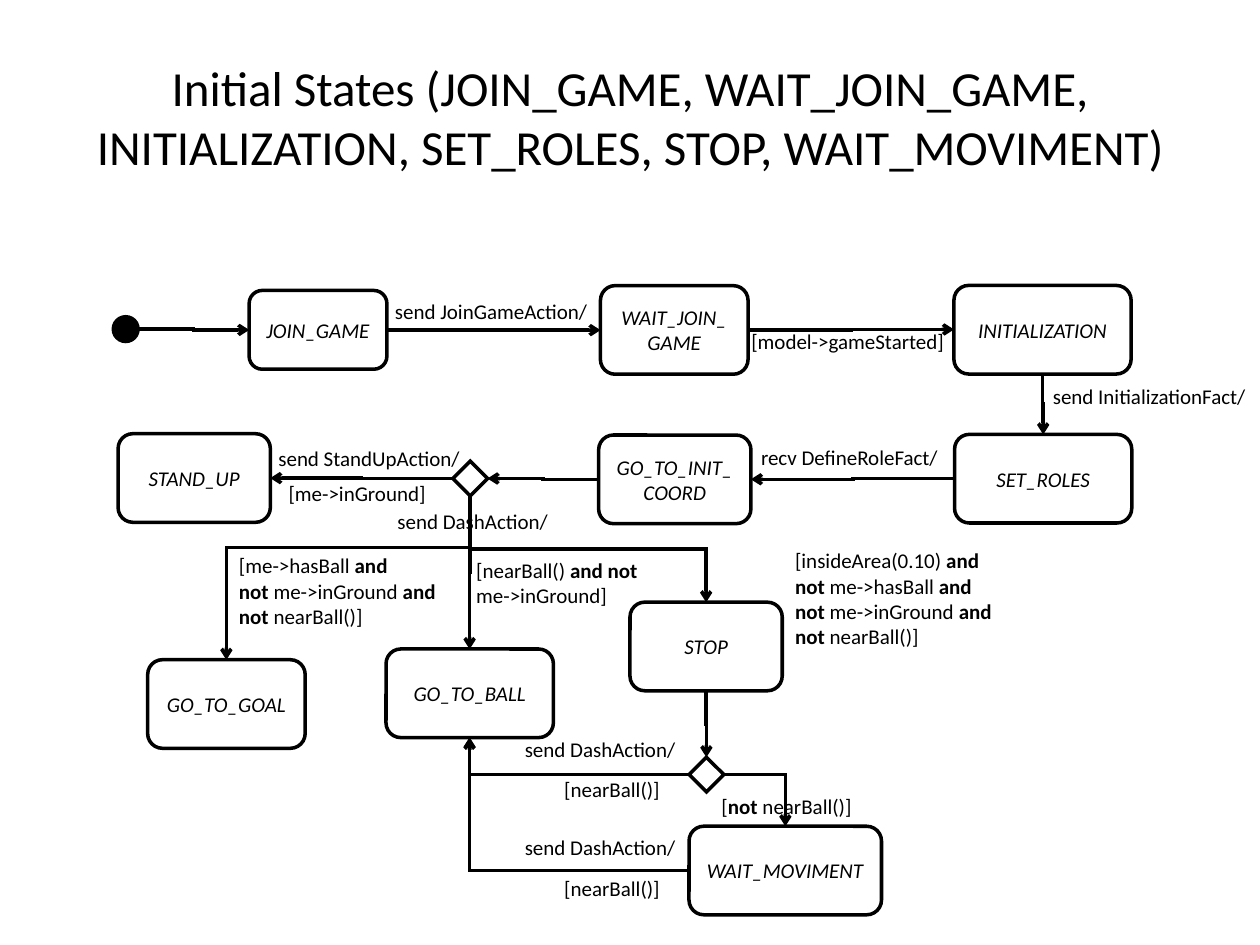
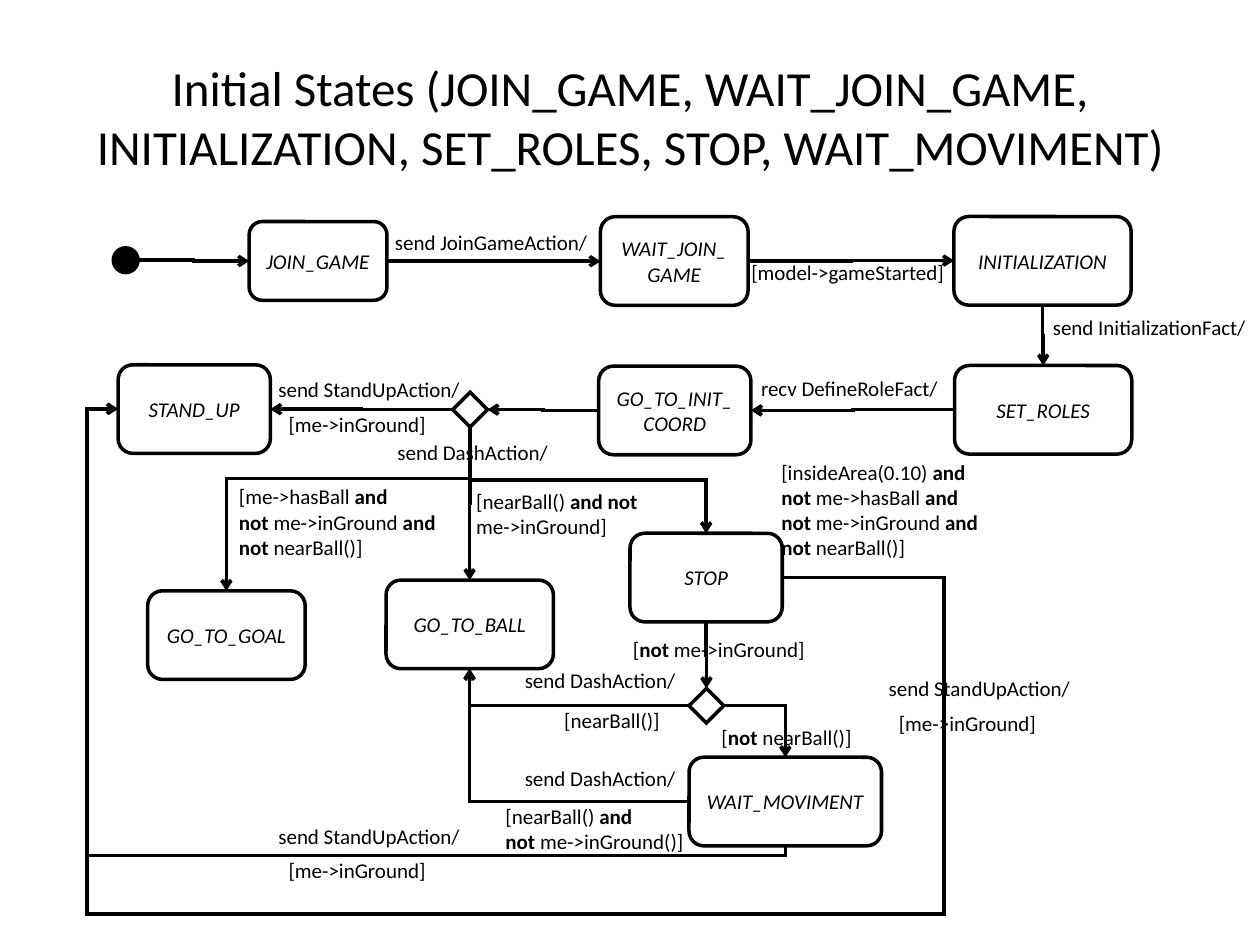
Before and after one commit to krishprince/rollerslam, a slide deck: slide 2 of docs/AgentActionsPerceptions/PlayerStrategyStateMachine.ppt. Drawn at 1260x945 pixels with LibreOffice and Linux fonts; fonts in the diff are those of the drawing. Boxes give left, top, right and bottom in pixels: in the first picture for what was removed or moved away, otherwise in the second. Text is boxed around its words. In the diff, an @@ line names an element or a change of style, - is before the commit and + after.

Commit message:
Updated of last modified.

```diff
--- a/docs/AgentActionsPerceptions/PlayerStrategyStateMachine.ppt
+++ b/docs/AgentActionsPerceptions/PlayerStrategyStateMachine.ppt
@@ elbow arrow added from (782, 577) to (118, 410), #000000 2.01 pt @@
@@ elbow arrow added from (785, 845) to (118, 410), #000000 2.01 pt @@
@@ text "[insideArea(0.10) and": place and size @@
-text "[insideArea(0.10) and" at [795,553,992,647]
+text "[insideArea(0.10) and" at [781,465,978,562]
@@ 14 elbow arrows, 13 texts, 10 rounded rectangles, 2 diamonds, 1 ellipse: place and size @@
-14 elbow arrows, 13 texts, 10 rounded rectangles, 2 diamonds, 1 ellipse at [113,286,1245,915]
+14 elbow arrows, 13 texts, 10 rounded rectangles, 2 diamonds, 1 ellipse at [113,217,1245,845]
@@ text added at [633,639,805,663], 12 pt, text #000000 @@
+[not me->inGround]
@@ text added at [889,679,1070,703], 12 pt, text #000000 @@
+send StandUpAction/
@@ text added at [899,713,1036,737], 12 pt, text #000000 @@
+[me->inGround]
@@ text at [505,809,683,856]: text changed @@
-[nearBall()]
+[nearBall() and
+not me->inGround()]
@@ text added at [278,829,460,848], 12 pt, text #000000 @@
+send StandUpAction/
@@ text added at [289,863,426,881], 12 pt, text #000000 @@
+[me->inGround]
```
Also in this commit, not shown: 3 other slides changed.
